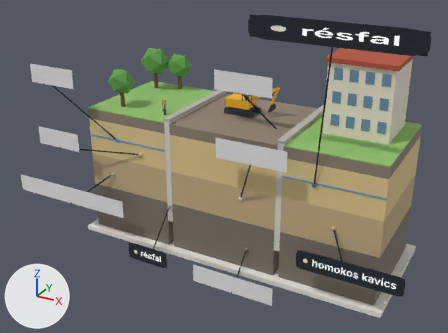
An edit to the glTF model ar-labor/models/munkagodor-feliratok.glb, drawn before and after from the same camera.
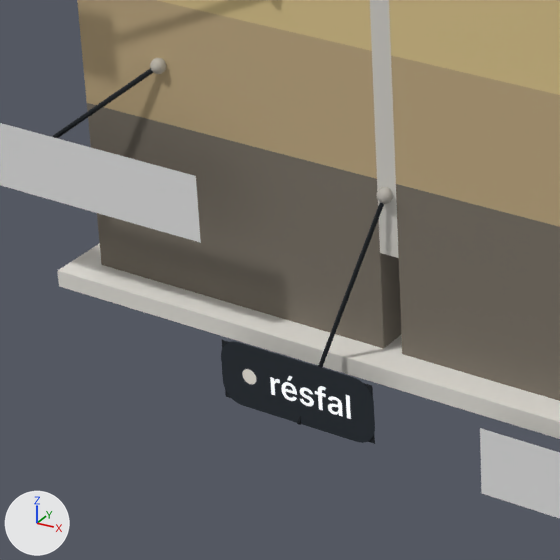
The first picture shows the older version from a 50 mm lens placed at (0.458, -0.923, 0.356), pointed at (-0.036, -0.025, -0.093). The close-ups show the older and then the newer version on the part from 16% to 48% of the width and 47% to 89% of the height of that picture. Only the edits that show in the close-ups are written down. The axes (+X, +Y, +Z) are drawn at lower left. The lights are the same throughout. Where no turn or scale is listed for an object, it has been applied to the vertices.

The first close-up shows 'kiem_m_c4ad84', 'kiem_m_e0c98f.001', 'kiem_m_e0c98f.002', 'label_0', 'label_28', 'label_8', 'label_line_2', 'talaj_m_7c7468', 'talaj_m_c4ad84', 'talaj_m_d9d6cf', 'talaj_m_e0c98f', 'talaj_m_e9e6df' and 4 more.
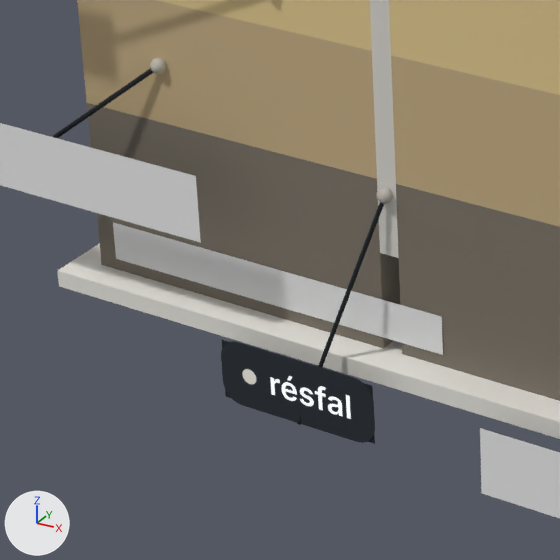
What changed in the scene script:
```text
Add mat_nevtabla:
    mat_nevtabla = principled_material('nevtabla')
    mat_nevtabla.base_color = (0.8, 0.8, 0.8)  # white #e7e7e7
    mat_nevtabla.roughness = 1.0
Add me_mesh_66_1:
    me_mesh_66_1.from_pydata([(-0.094, 0.0, 0.01), (0.094, 0.0, 0.01), (-0.094, 0.0, -0.01), (0.094, 0.0, -0.01)], [], [(0, 2, 1), (2, 3, 1)])
    me_mesh_66_1.materials.append(mat_nevtabla)  # its picture is missing
Add ob_nevtabla:
    ob_nevtabla = bpy.data.objects.new('nevtabla', me_mesh_66_1)
    ob_nevtabla.location = (-0.1713, -0.1005, -0.2213)
```

Where the change shows, as pixel boxes (x1, y1, x2, y2) in the close-ups (560 x 560 px):
'nevtabla', added
    after: (113, 222, 443, 355)
